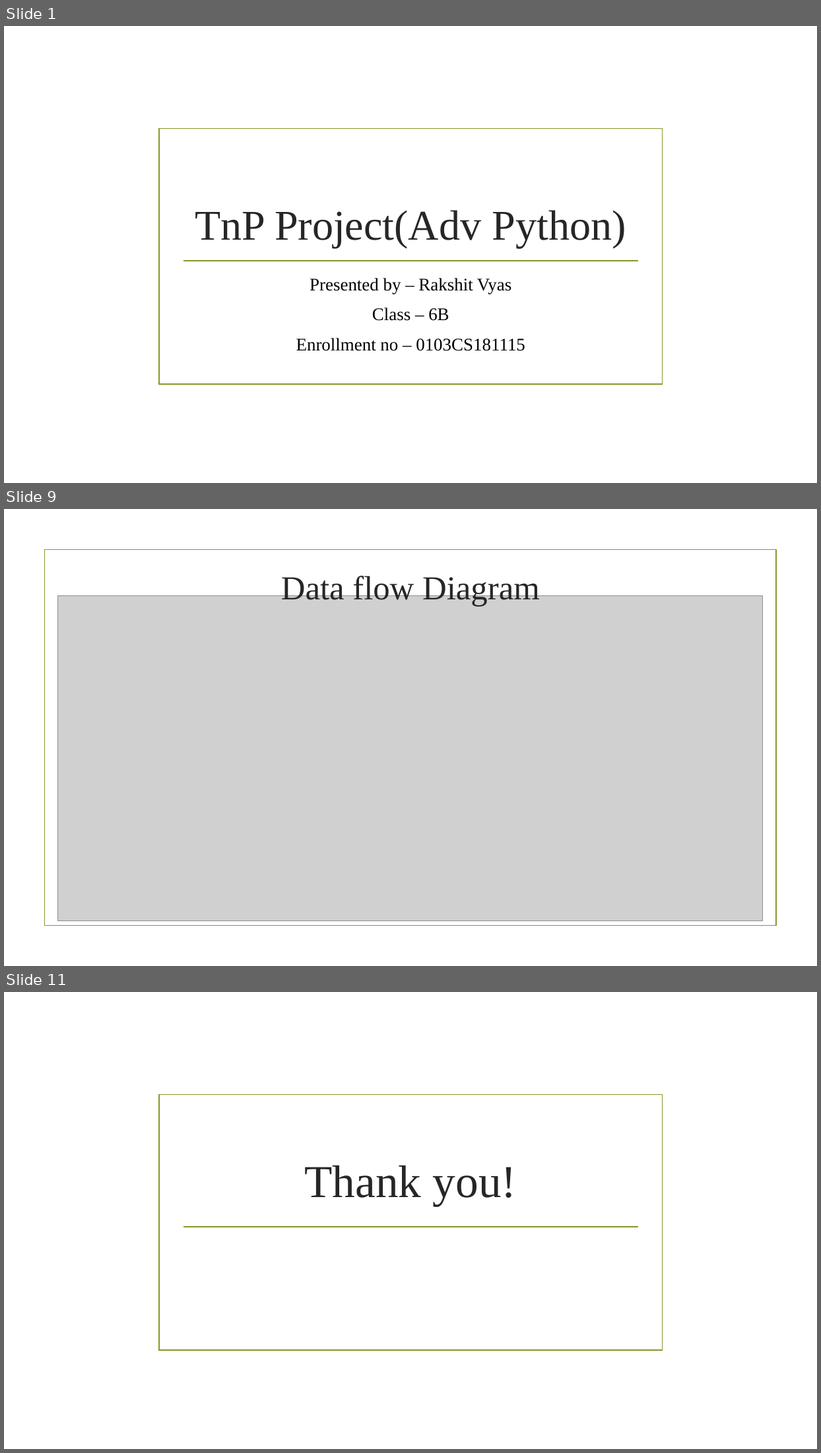
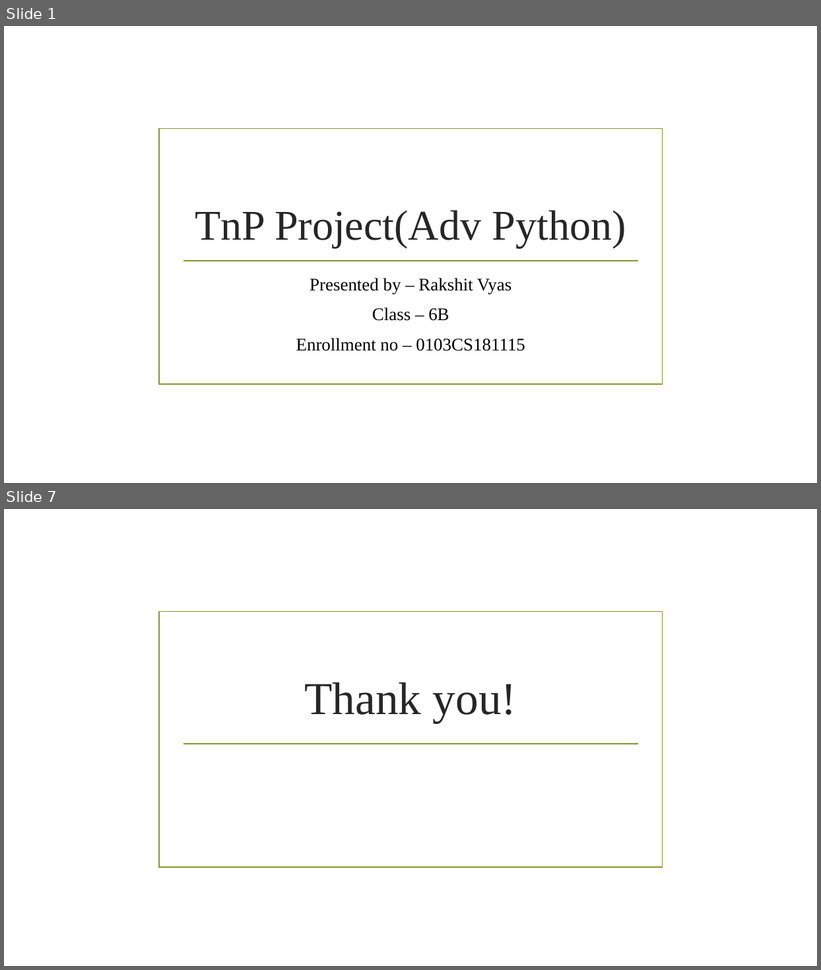
Before and after one commit to rkvyas98/quizApp, a slide deck: QuizApp PPT.pptx. Shown one above the other, each under a label of ours: slides 1, 9 and 11 before the commit, slides 1 and 7 after it; the slides between them are not shown. The pictures are 821x1453 and 821x970 pixels, drawn with LibreOffice and Linux fonts; fonts in the diff are those of the drawing; grey boxes stand for pictures; background and template pictures are left out. Boxes give left, top, right and bottom in pixels: in the first picture for what was removed or moved away, otherwise in the second. Text is boxed around its words. In the diff, an @@ line names an element or a change of style, - is before the commit and + after.

```diff
--- a/QuizApp PPT.pptx
+++ b/QuizApp PPT.pptx
@@ slide 9 removed at (4, 509, 817, 966), background picture (left out) @@
@@ rectangle removed at (44, 550, 776, 926) @@
@@ title removed at (281, 574, 540, 607) @@
-Data flow Diagram
@@ picture removed at (57, 595, 763, 921) @@
@@ what was slide 11 is now slide 7 @@
```
Also in this commit, not shown: 5 slides changed, 3 other slides removed.
